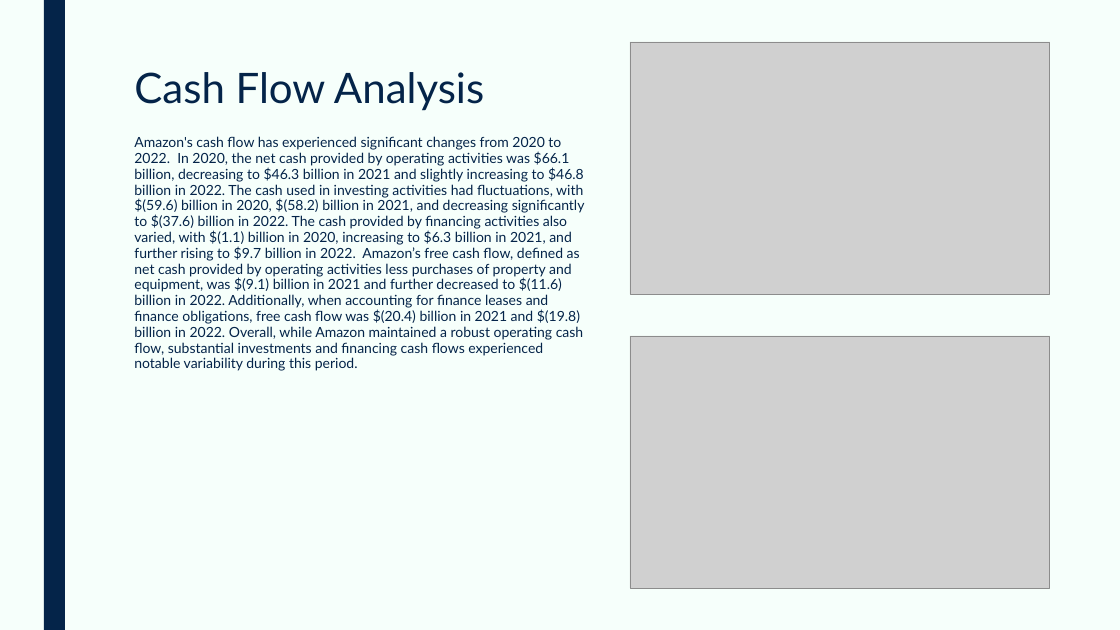
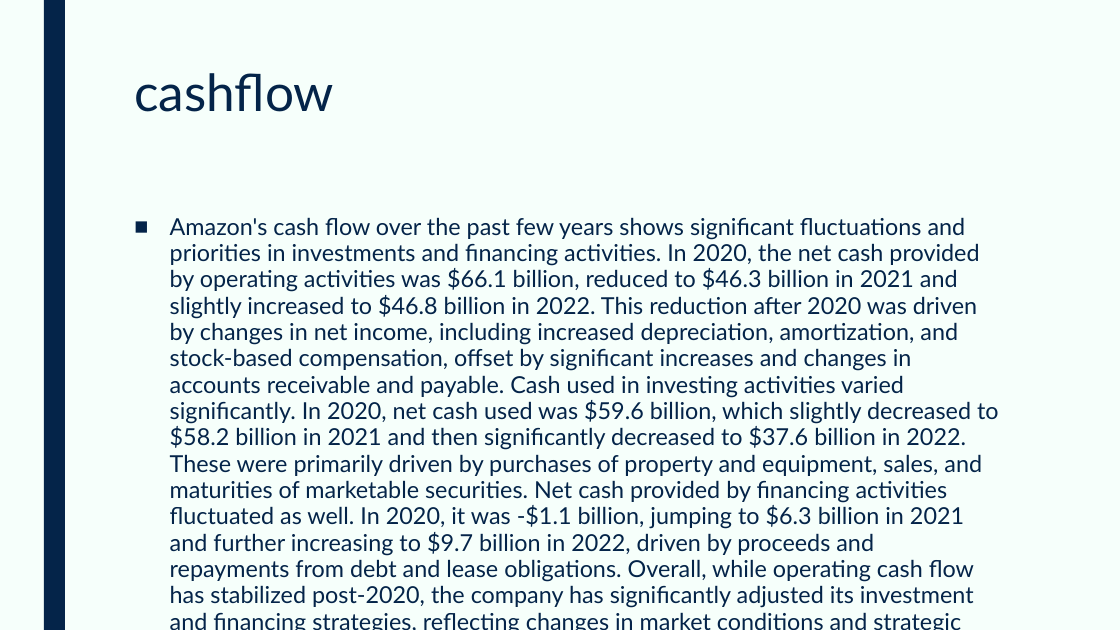
Before and after one commit to devangovind/AMUCLDISS, a slide deck: slide 5 of fastapi-backend/pres/output.pptx (slide 4 before the commit). Drawn at 1120x630 pixels with LibreOffice and Linux fonts; fonts in the diff are those of the drawing; grey boxes stand for pictures. Boxes give left, top, right and bottom in pixels: in the first picture for what was removed or moved away, otherwise in the second. Text is boxed around its words. In the diff, an @@ line names an element or a change of style, - is before the commit and + after.

```diff
--- a/fastapi-backend/pres/output.pptx
+++ b/fastapi-backend/pres/output.pptx
@@ picture removed at (630,42,1050,294) @@
@@ title at (134,73,334,112): text changed; size 36 to 44 pt @@
-Cash Flow Analysis
+cashflow
@@ text at (170,217,999,608): text changed; size 12 to 20 pt @@
-Amazon's cash flow has experienced significant changes from 2020 to 2022. In 2020, the net cash provided by operating activities was $66.1 billion, decreasing to $46.3 billion in 2021 and slightly increasing to $46.8 billion in 2022. The cash used in investing activities had fluctuations, with $(59.6) billion in 2020, $(58.2) billion in 2021, and decreasing significantly to $(37.6) billion in 2022. The cash provided by financing activities also varied, with $(1.1) billion in 2020, increasing to $6.3 billion in 2021, and further rising to $9.7 billion in 2022. Amazon’s free cash flow, defined as net cash provided by operating activities less purchases of property and equipment, was $(9.1) billion in 2021 and further decreased to $(11.6) billion in 2022. Additionally, when accounting for finance leases and finance obligations, free cash flow was $(20.4) billion in 2021 and $(19.8) billion in 2022. Overall, while Amazon maintained a robust operating cash flow, substantial investments and financing cash flows experienced notable variability during this period.
+■ Amazon's cash flow over the past few years shows significant fluctuations and priorities in investments and financing activities. In 2020, the net cash provided by operating activities was $66.1 billion, reduced to $46.3 billion in 2021 and slightly increased to $46.8 billion in 2022. This reduction after 2020 was driven by changes in net income, including increased depreciation, amortization, and stock-based compensation, offset by significant increases and changes in accounts receivable and payable. Cash used in investing activities varied significantly. In 2020, net cash used was $59.6 billion, which slightly decreased to $58.2 billion in 2021 and then significantly decreased to $37.6 billion in 2022. These were primarily driven by purchases of property and equipment, sales, and maturities of marketable securities. Net cash provided by financing activities fluctuated as well. In 2020, it was -$1.1 billion, jumping to $6.3 billion in 2021 and further increasing to $9.7 billion in 2022, driven by proceeds and repayments from debt and lease obligations. Overall, while operating cash flow has stabilized post-2020, the company has significantly adjusted its investment and financing strategies, reflecting changes in market conditions and strategic priorities.
@@ picture removed at (630,336,1050,588) @@
```
Also in this commit, not shown: 2 other slides changed, 5 slides added, 2 slides removed, 5 other files.
